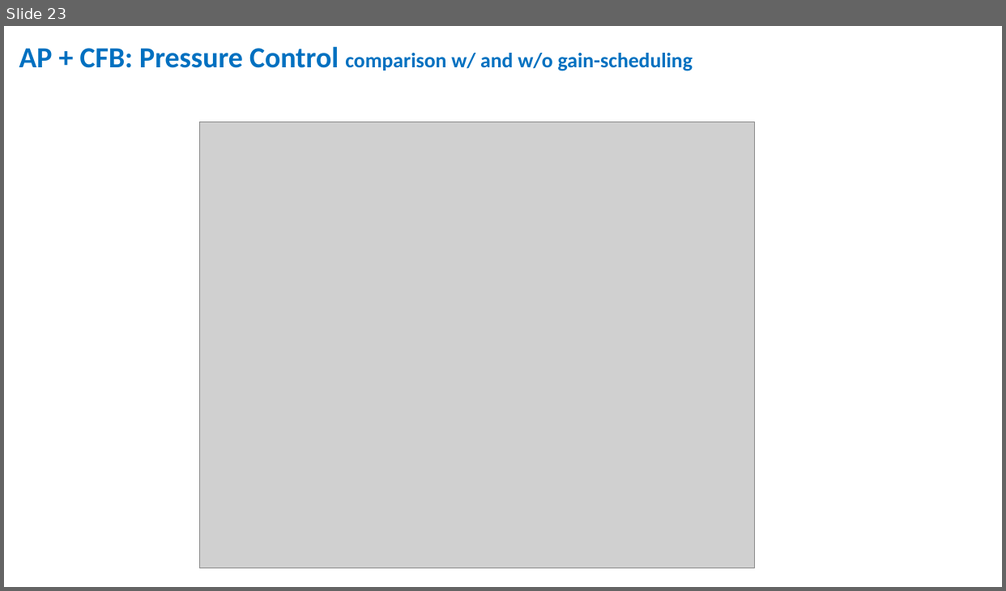
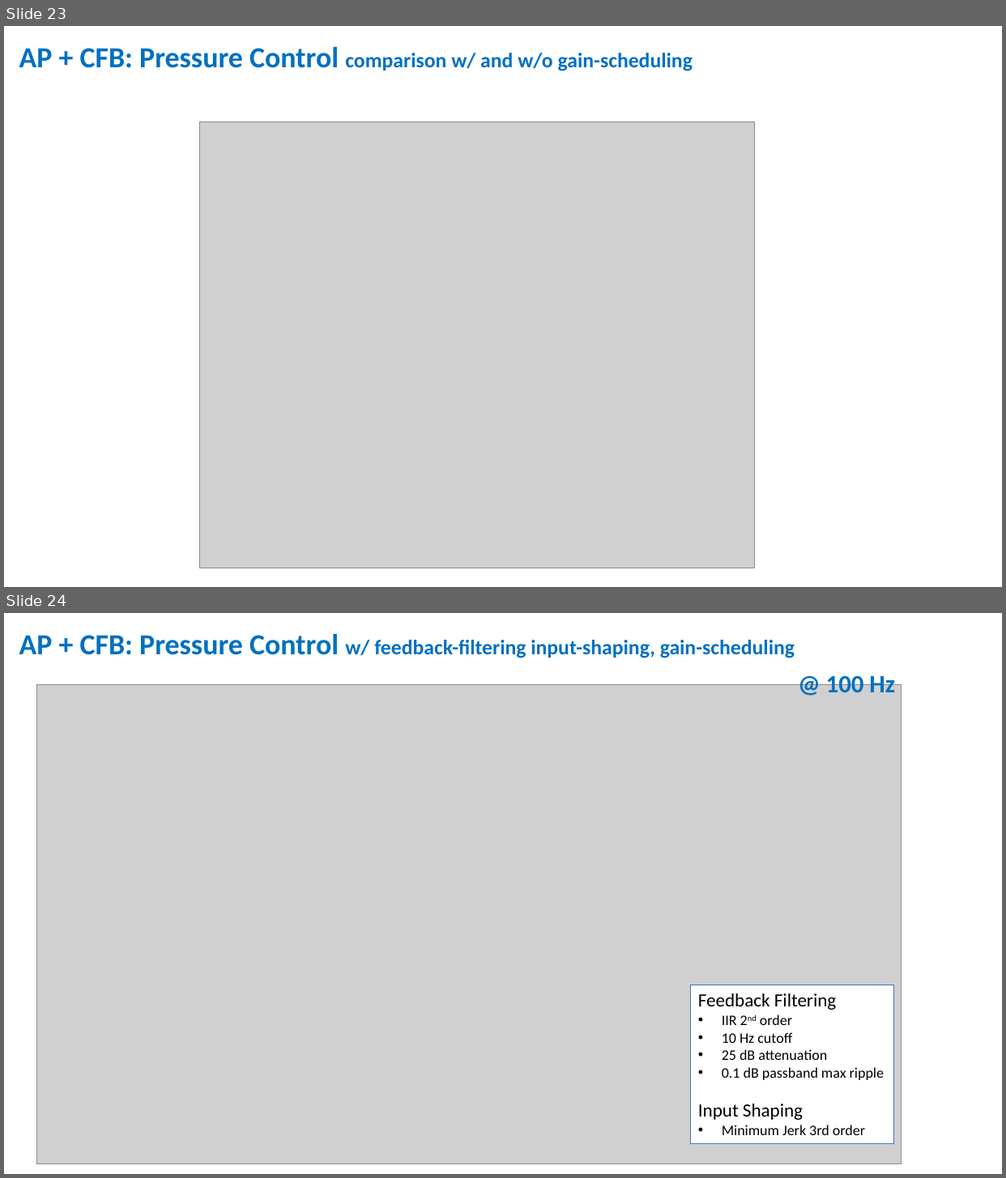
Before and after one commit to icub-tech-iit/ventilator-FI5, a slide deck: models/simscape/analysis/analysis.pptx. Shown one above the other, each under a label of ours: slide 23 before the commit, slides 23 and 24 after it. The pictures are 1006x591 and 1006x1178 pixels, drawn with LibreOffice and Linux fonts; fonts in the diff are those of the drawing; grey boxes stand for pictures; background and template pictures are left out. Boxes give left, top, right and bottom in pixels: in the first picture for what was removed or moved away, otherwise in the second. Text is boxed around its words. In the diff, an @@ line names an element or a change of style, - is before the commit and + after.

Commit message:
[ssc] control at 100Hz

```diff
--- a/models/simscape/analysis/analysis.pptx
+++ b/models/simscape/analysis/analysis.pptx
@@ slide 24 added at (4,613,1002,1174), background #FFFFFF @@
@@ text added at (19,633,795,658), 20 pt, text #0070C0, bold @@
+AP + CFB: Pressure Control w/ feedback-filtering input-shaping, gain-scheduling
@@ picture added at (37,685,901,1165) @@
@@ text added at (826,671,895,692), 24 pt, text #0070C0, bold @@
+@ 100 Hz
@@ rectangle added at (691,985,894,1144), fill #FFFFFF, outline #4472C4 0.75 pt, 14 pt, text #000000 @@
+Feedback Filtering
+• IIR 2nd order
+• 10 Hz cutoff
+• 25 dB attenuation
+• 0.1 dB passband max ripple
+Input Shaping
+• Minimum Jerk 3rd order
```
Also in this commit, not shown: 3 slides changed, 2 other files.
